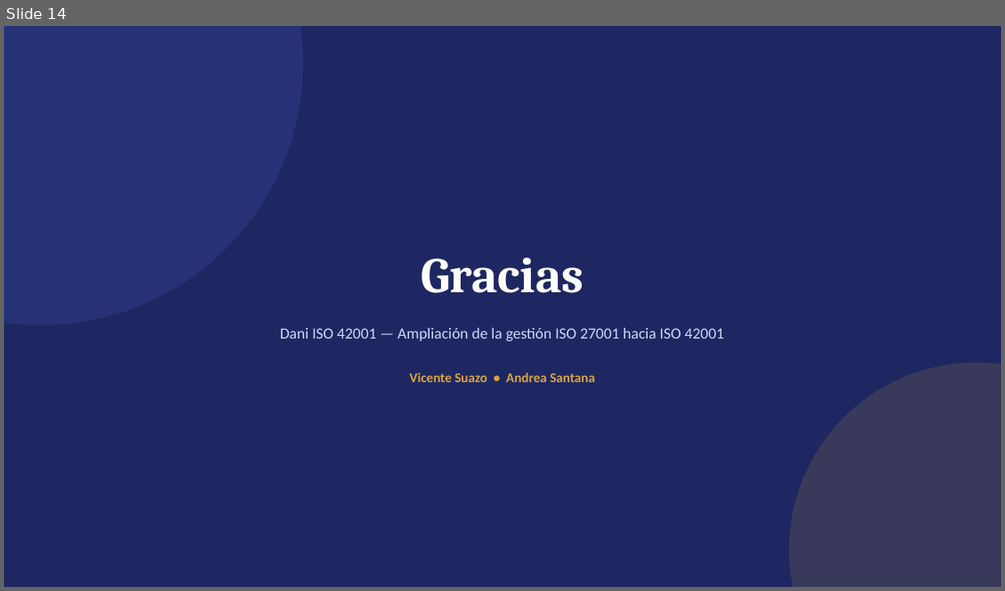
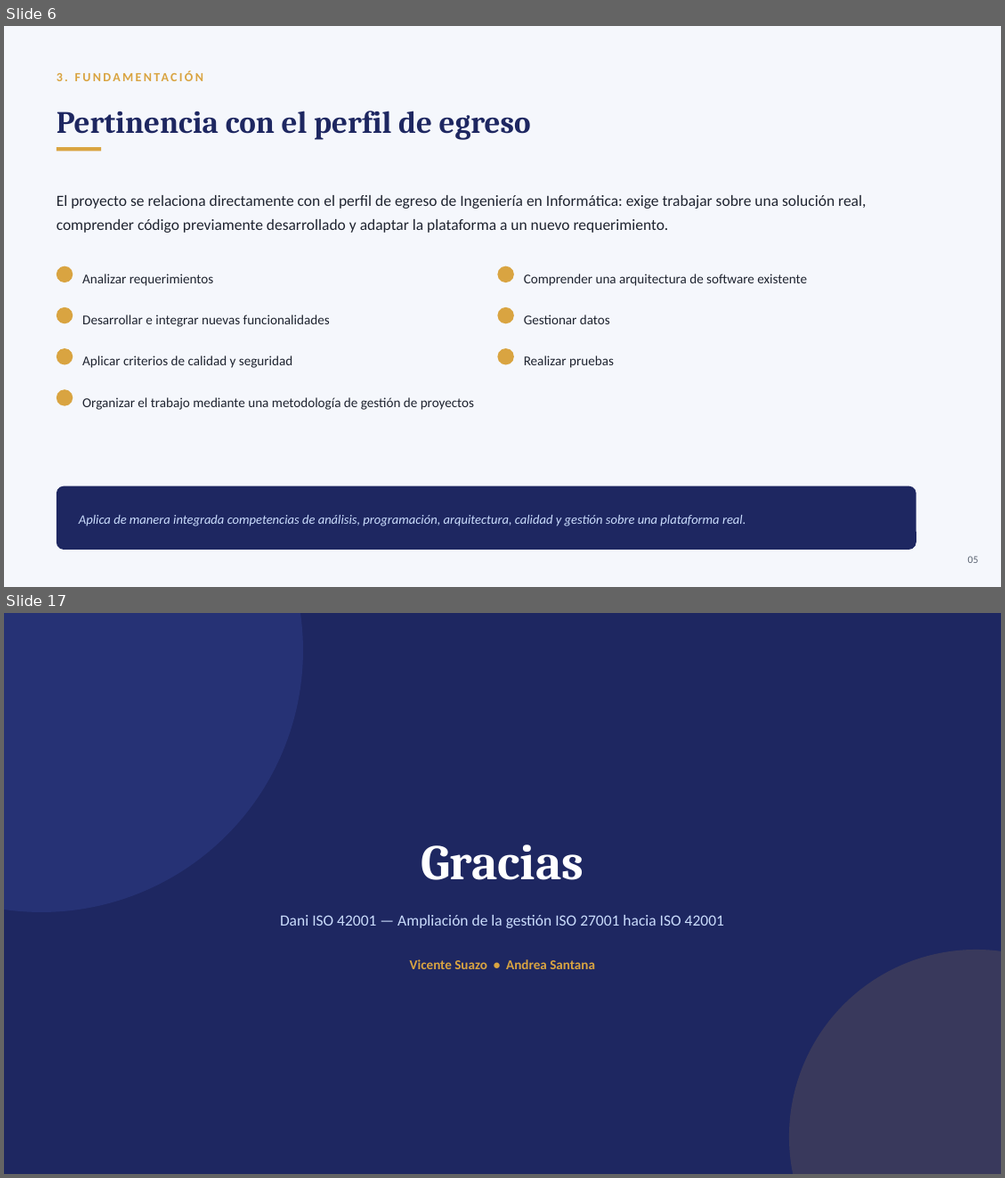
Before and after one commit to vicesuazo/Proyecto-Dani-ISO-42001, a slide deck: Fase 1/Evidencias Grupales/Dani_ISO_42001_Presentacion.pptx. Shown one above the other, each under a label of ours: slide 14 before the commit, slides 6 and 17 after it; the slides between them are not shown. The pictures are 1005x591 and 1005x1178 pixels, drawn with LibreOffice and Linux fonts; fonts in the diff are those of the drawing. Boxes give left, top, right and bottom in pixels: in the first picture for what was removed or moved away, otherwise in the second. Text is boxed around its words. In the diff, an @@ line names an element or a change of style, - is before the commit and + after.

```diff
--- a/Fase 1/Evidencias Grupales/Dani_ISO_42001_Presentacion.pptx
+++ b/Fase 1/Evidencias Grupales/Dani_ISO_42001_Presentacion.pptx
@@ slide 6 added at box(4, 26, 1001, 587), background #F5F7FC @@
@@ text added at box(57, 73, 63, 81), 12 pt, text #D9A441, bold @@
+3. FUNDAMENTACIÓN
@@ text added at box(57, 111, 531, 140), 30 pt, text #1E2761, bold @@
+Pertinencia con el perfil de egreso
@@ rectangle added at box(57, 147, 101, 151), fill #D9A441 @@
@@ text added at box(57, 195, 866, 232), 15 pt, text #1F2430 @@
+El proyecto se relaciona directamente con el perfil de egreso de Ingeniería en Informática: exige trabajar sobre una solución real, comprender código previamente desarrollado y adaptar la plataforma a un nuevo requerimiento.
@@ ellipse added at box(57, 266, 73, 282), fill #D9A441 @@
@@ text added at box(82, 273, 214, 286), 13 pt, text #1F2430 @@
+Analizar requerimientos
@@ ellipse added at box(498, 266, 514, 282), fill #D9A441 @@
@@ text added at box(524, 273, 807, 286), 13 pt, text #1F2430 @@
+Comprender una arquitectura de software existente
@@ ellipse added at box(57, 307, 73, 323), fill #D9A441 @@
@@ text added at box(82, 314, 330, 327), 13 pt, text #1F2430 @@
+Desarrollar e integrar nuevas funcionalidades
@@ ellipse added at box(498, 307, 514, 323), fill #D9A441 @@
@@ text added at box(524, 314, 610, 324), 13 pt, text #1F2430 @@
+Gestionar datos
@@ ellipse added at box(57, 348, 73, 365), fill #D9A441 @@
@@ text added at box(82, 355, 292, 368), 13 pt, text #1F2430 @@
+Aplicar criterios de calidad y seguridad
@@ ellipse added at box(498, 348, 514, 365), fill #D9A441 @@
@@ text added at box(524, 355, 614, 368), 13 pt, text #1F2430 @@
+Realizar pruebas
@@ ellipse added at box(57, 389, 73, 406), fill #D9A441 @@
@@ text added at box(82, 397, 474, 410), 13 pt, text #1F2430 @@
+Organizar el trabajo mediante una metodología de gestión de proyectos
@@ rounded rectangle added at box(57, 486, 916, 549), fill #1E2761 @@
@@ text added at box(79, 515, 745, 526), 12.5 pt, text #CADCFC, italic @@
+Aplica de manera integrada competencias de análisis, programación, arquitectura, calidad y gestión sobre una plataforma real.
@@ text added at box(968, 556, 979, 563), 10 pt, text #5B6472 @@
+05
@@ what was slide 14 is now slide 17 @@
```
Also in this commit, not shown: 12 slides changed, 3 other slides added, 1 slide removed, 1 other file.
